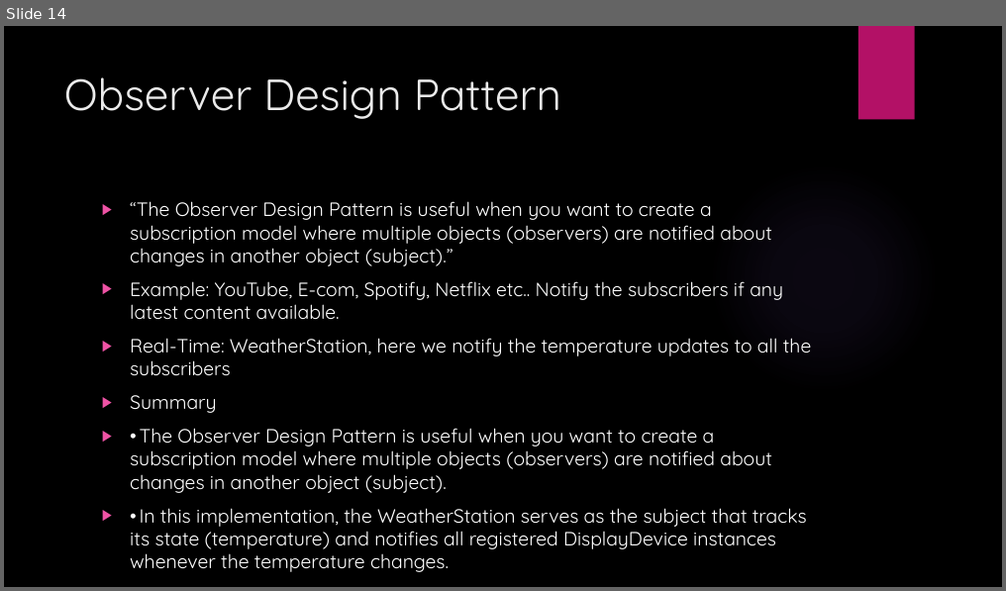
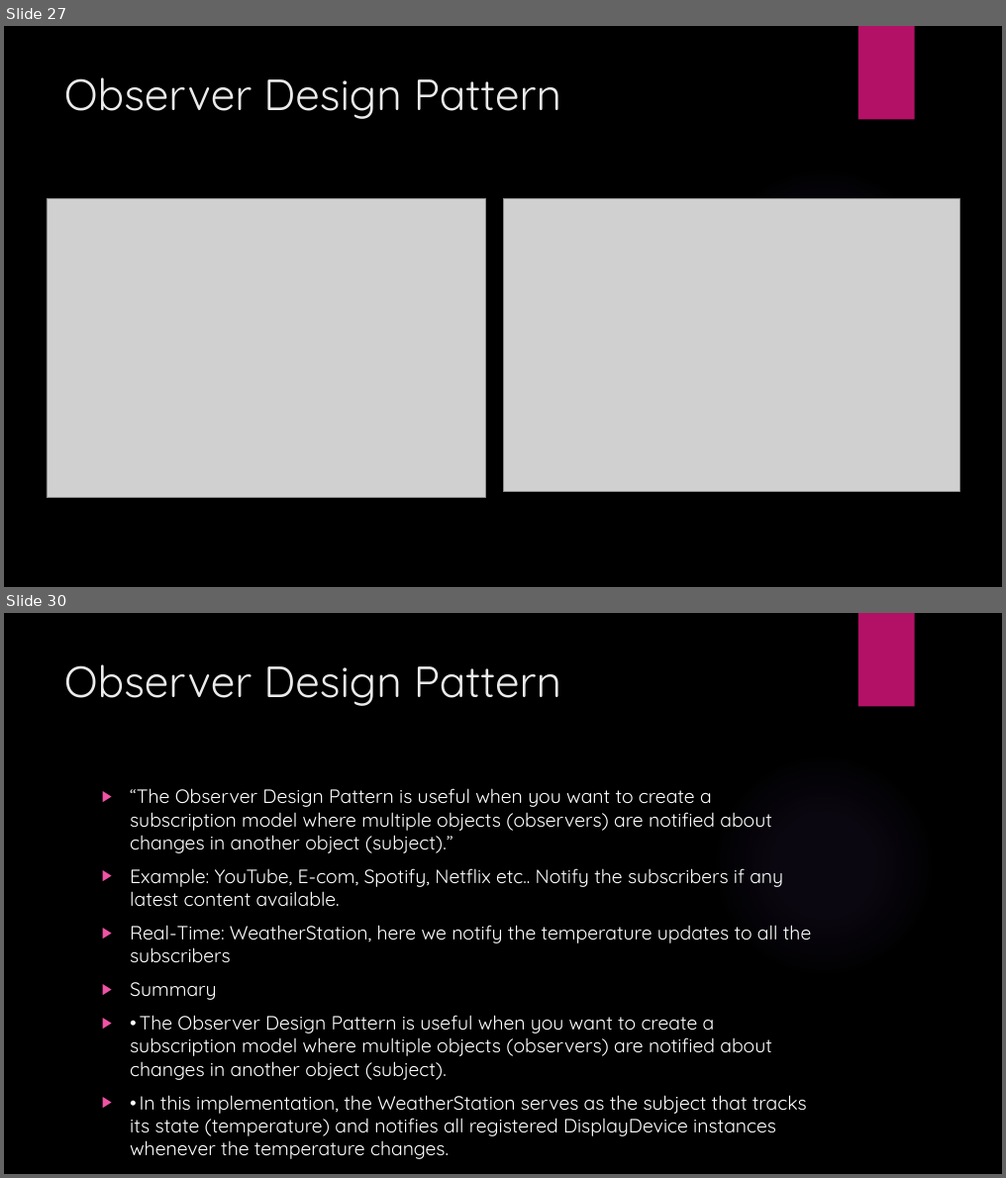
Before and after one commit to coderameen/Software-Architecture-and-Design-Patterns-in-Python-and-StarUML-Tool, a slide deck: Software Design Patterns PPT.pptx. Shown one above the other, each under a label of ours: slide 14 before the commit, slides 27 and 30 after it; the slides between them are not shown. The pictures are 1006x591 and 1006x1178 pixels, drawn with LibreOffice and Linux fonts; fonts in the diff are those of the drawing; grey boxes stand for pictures; background and template pictures are left out. Boxes give left, top, right and bottom in pixels: in the first picture for what was removed or moved away, otherwise in the second. Text is boxed around its words. In the diff, an @@ line names an element or a change of style, - is before the commit and + after.

Commit message:
added Design pattern PPT

```diff
--- a/Software Design Patterns PPT.pptx
+++ b/Software Design Patterns PPT.pptx
@@ slide 27 added at (x1=4, y1=26, x2=1002, y2=587), background picture (left out); not listed: 2 template elements that a slide beside it also shows @@
@@ title added at (x1=64, y1=77, x2=561, y2=119), 42 pt, text #EBEBEB @@
+Observer Design Pattern
@@ picture added at (x1=47, y1=199, x2=485, y2=498) @@
@@ picture added at (x1=504, y1=199, x2=960, y2=492) @@
@@ what was slide 14 is now slide 30 @@
```
Also in this commit, not shown: 6 slides changed, 15 other slides added.
